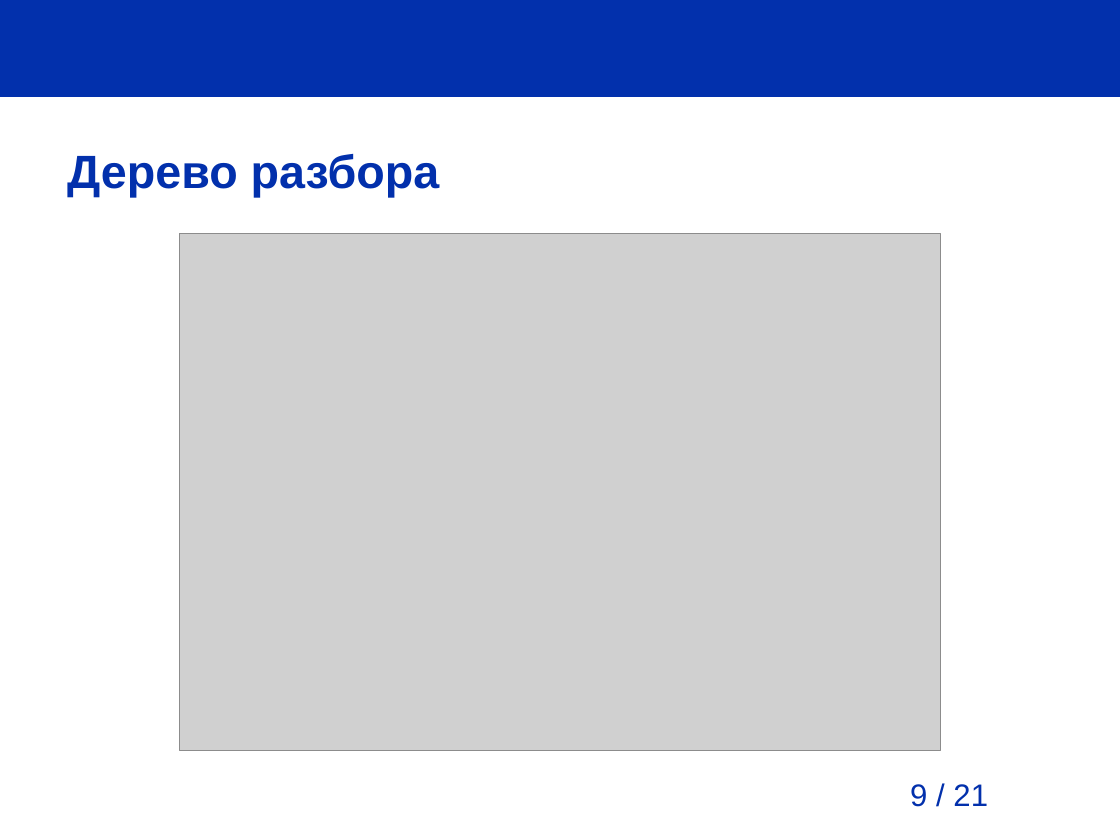
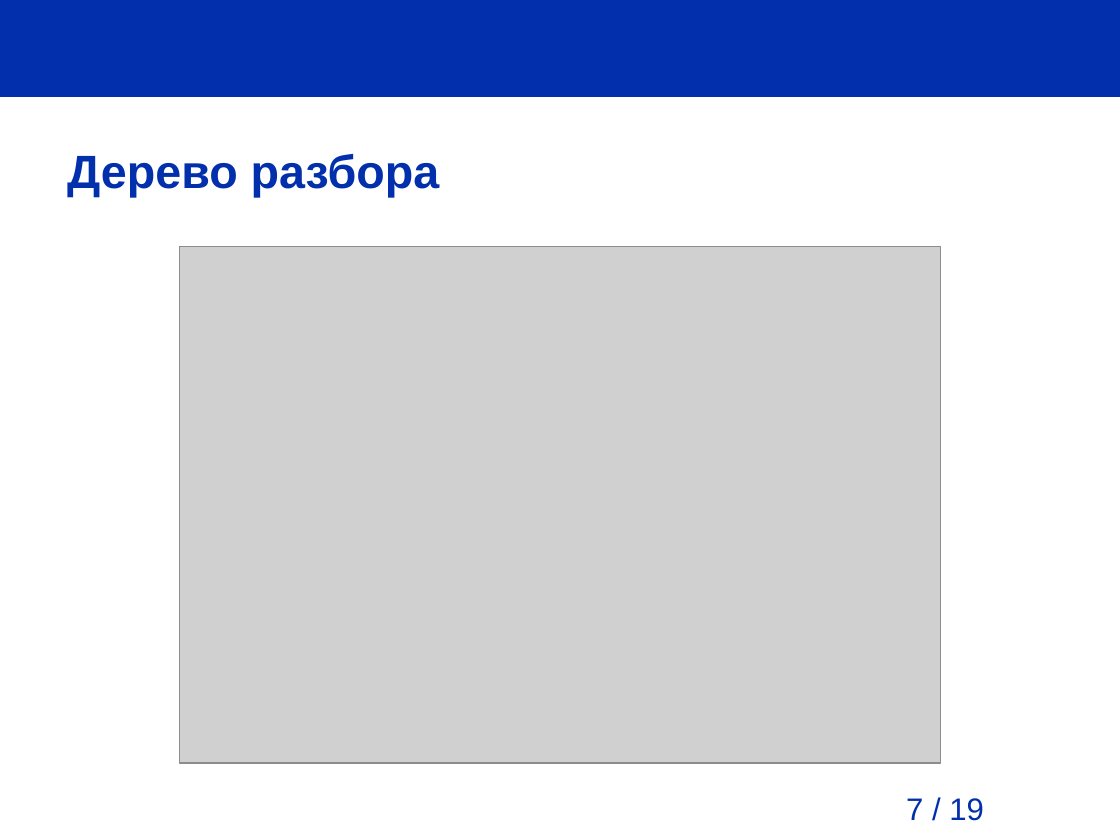
Before and after one commit to pva701/bachelor-thesis, a slide deck: slide 7 of presentation/presentation.odp (slide 9 before the commit). Drawn at 1120x840 pixels with LibreOffice and Linux fonts; fonts in the diff are those of the drawing; grey boxes stand for pictures; background and template pictures are left out. Boxes give left, top, right and bottom in pixels: in the first picture for what was removed or moved away, otherwise in the second. Text is boxed around its words. In the diff, an @@ line names an element or a change of style, - is before the commit and + after.

```diff
--- a/presentation/presentation.odp
+++ b/presentation/presentation.odp
@@ picture: place and size @@
-picture at [179,234,940,750]
+picture at [179,246,940,763]
@@ page number added at [906,798,984,821], 20 pt, text #0230AC @@
+7 / 19
@@ page number removed at [910,784,988,807] @@
-9 / 21
```
Also in this commit, not shown: 14 other slides changed, 7 slides added, 5 slides removed, 15 other files.
